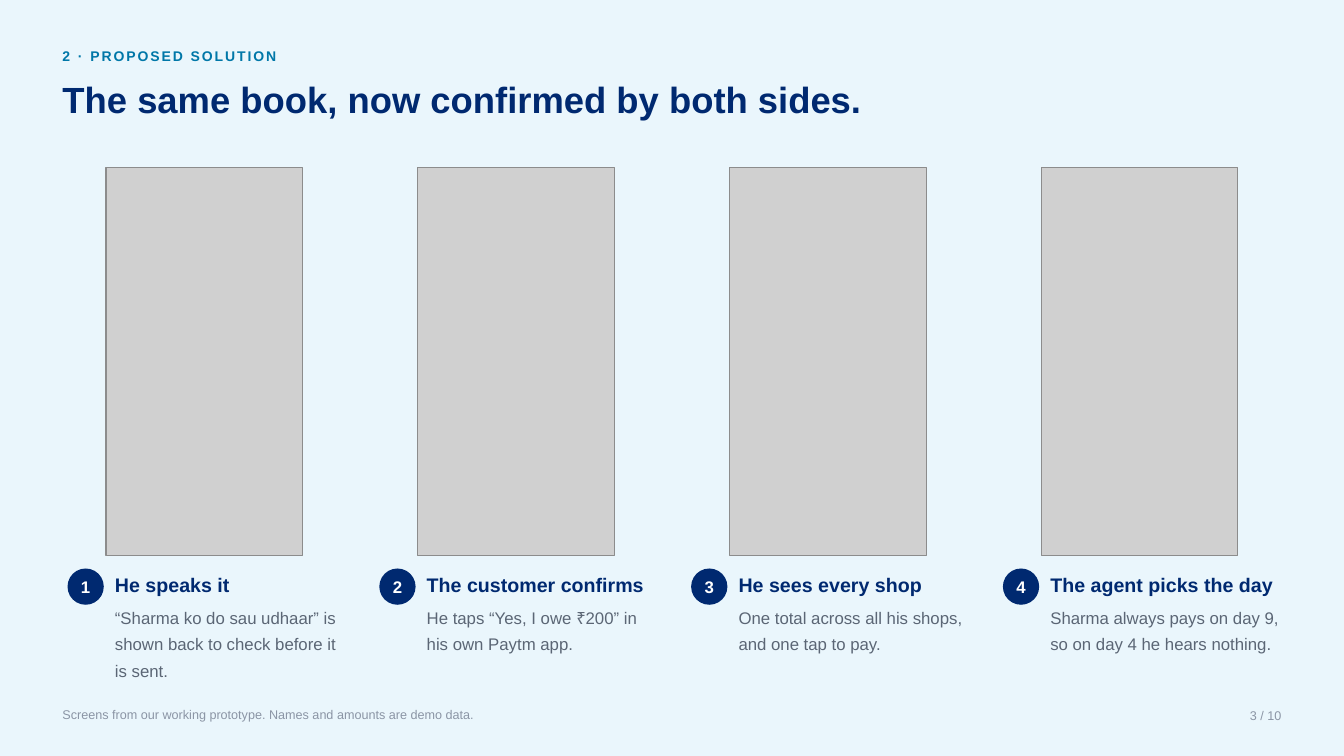
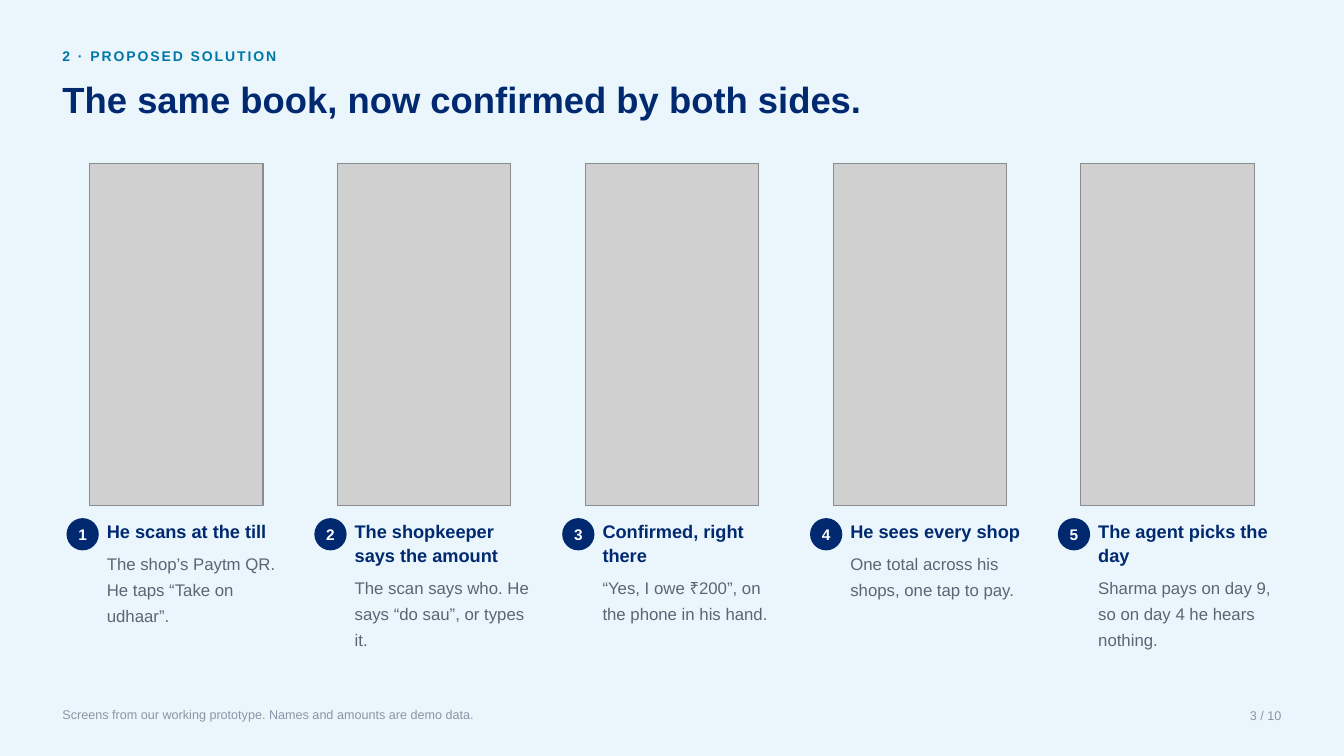
Before and after one commit to Uchiha-Itachi0/PAYTM-BAHI, a slide deck: slide 3 of docs/BAHI-Round1.pptx. Drawn at 1344x756 pixels with LibreOffice and Linux fonts; fonts in the diff are those of the drawing; grey boxes stand for pictures. Boxes give left, top, right and bottom in pixels: in the first picture for what was removed or moved away, otherwise in the second. Text is boxed around its words. In the diff, an @@ line names an element or a change of style, - is before the commit and + after.

Commit message:
Add the scan-at-the-till flow to the screens and the deck
The customer scans the shop's Paytm QR and chooses udhaar, so the scan
says who and the shopkeeper only says the amount. The Soundbox chimes and
never speaks the customer's name. Customers who can't scan are invited
by number or UPI ID, or kept by name only.

New screens B0 (scan, then choose) and A4 (add someone who can't scan),
A2 reworked for amount-only voice with a type-it fallback, and the rules
section corrected to match the deck. Slide 3 is now five steps starting
with the scan. docs/render_screens.py regenerates every phone image from
screens.html.

```diff
--- a/docs/BAHI-Round1.pptx
+++ b/docs/BAHI-Round1.pptx
@@ picture: place and size @@
-picture at bbox=[106, 167, 302, 556]
+picture at bbox=[90, 163, 263, 506]
@@ picture added at bbox=[338, 163, 511, 506] @@
@@ picture removed at bbox=[417, 167, 614, 556] @@
@@ picture added at bbox=[586, 163, 759, 506] @@
@@ picture: place and size @@
-picture at bbox=[730, 167, 927, 556]
+picture at bbox=[834, 163, 1007, 506]
@@ picture: place and size @@
-picture at bbox=[1042, 167, 1238, 556]
+picture at bbox=[1081, 163, 1254, 506]
@@ text "1": place and size @@
-text "1" at bbox=[81, 581, 90, 593]
+text "1" at bbox=[78, 529, 87, 540]
@@ ellipse: place and size @@
-ellipse at bbox=[68, 569, 104, 605]
+ellipse at bbox=[67, 518, 99, 551]
@@ text added at bbox=[107, 524, 275, 622], 12 pt, text #5B6675 @@
+He scans at the till
+The shop’s Paytm QR. He taps “Take on udhaar”.
@@ text "2": place and size @@
-text "2" at bbox=[393, 581, 402, 593]
+text "2" at bbox=[326, 529, 335, 540]
@@ ellipse: place and size @@
-ellipse at bbox=[379, 569, 415, 605]
+ellipse at bbox=[315, 518, 347, 551]
@@ text added at bbox=[355, 524, 528, 646], 12 pt, text #5B6675 @@
+The shopkeeper says the amount
+The scan says who. He says “do sau”, or types it.
@@ text "3": place and size @@
-text "3" at bbox=[705, 581, 714, 593]
+text "3" at bbox=[574, 529, 583, 540]
@@ ellipse added at bbox=[563, 518, 595, 551], fill #002970 @@
@@ size 12 to 11 pt in 4 elements at bbox=[78, 529, 87, 540], bbox=[326, 529, 335, 540], bbox=[574, 529, 583, 540], bbox=[822, 529, 831, 540] @@
@@ text "4": place and size @@
-text "4" at bbox=[1016, 581, 1025, 593]
+text "4" at bbox=[822, 529, 831, 540]
@@ ellipse: place and size @@
-ellipse at bbox=[692, 569, 728, 605]
+ellipse at bbox=[811, 518, 843, 551]
@@ text at bbox=[850, 524, 1020, 542]: size 14 to 13 pt in "He sees every shop" @@
@@ text "He sees every shop": place and size @@
-text "He sees every shop" at bbox=[739, 577, 962, 654]
+text "He sees every shop" at bbox=[850, 524, 1020, 600]
@@ ellipse: place and size @@
-ellipse at bbox=[1003, 569, 1040, 605]
+ellipse at bbox=[1058, 518, 1090, 551]
@@ text added at bbox=[1070, 529, 1079, 540], 11 pt, text #FFFFFF, bold @@
+5
@@ text at bbox=[1098, 524, 1267, 566]: size 14 to 13 pt in "The agent picks the day" @@
@@ text "The agent picks the day": place and size @@
-text "The agent picks the day" at bbox=[1050, 577, 1279, 654]
+text "The agent picks the day" at bbox=[1098, 524, 1271, 650]
@@ text at bbox=[850, 558, 1014, 600]: text changed @@
-One total across all his shops, and one tap to pay.
+One total across his shops, one tap to pay.
@@ text removed at bbox=[115, 577, 336, 677] @@
-He speaks it
-“Sharma ko do sau udhaar” is shown back to check before it is sent.
@@ text removed at bbox=[427, 577, 644, 654] @@
-The customer confirms
-He taps “Yes, I owe ₹200” in his own Paytm app.
@@ text added at bbox=[603, 582, 768, 624], 12 pt, text #5B6675 @@
+Confirmed, right there
+“Yes, I owe ₹200”, on the phone in his hand.
@@ text at bbox=[1098, 582, 1271, 650]: text changed @@
-Sharma always pays on day 9, so on day 4 he hears nothing.
+Sharma pays on day 9, so on day 4 he hears nothing.
```
Also in this commit, not shown: 4 other slides changed, 10 other files.
